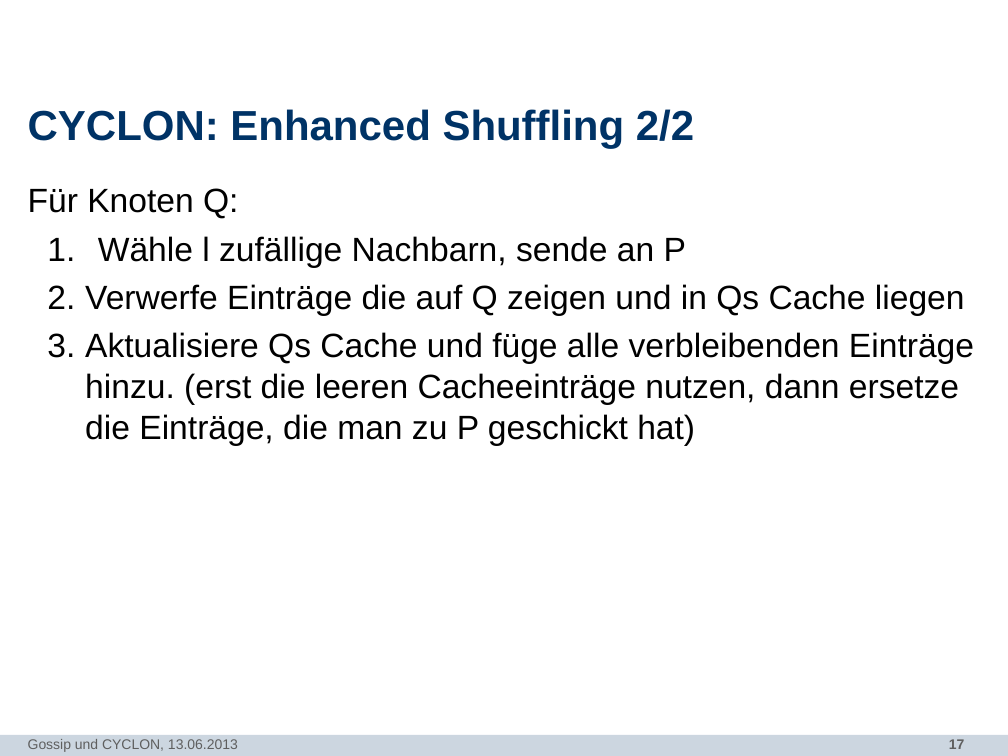
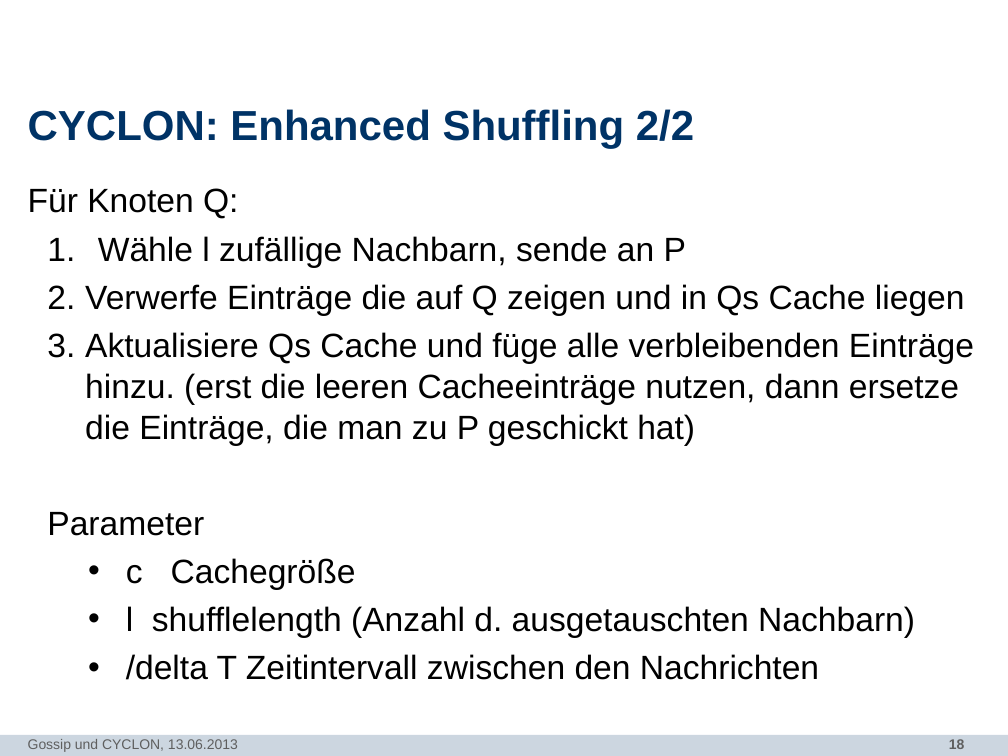
Before and after one commit to N8Fear/DistributedSystems, a slide deck: slide 18 of Vortrag/[MASTER] Präsentation.pptx (slide 17 before the commit). Drawn at 1008x756 pixels with LibreOffice and Linux fonts; fonts in the diff are those of the drawing; background and template pictures are left out. Boxes give left, top, right and bottom in pixels: in the first picture for what was removed or moved away, otherwise in the second. Text is boxed around its words. In the diff, an @@ line names an element or a change of style, - is before the commit and + after.

```diff
--- a/Vortrag/[MASTER] Präsentation.pptx
+++ b/Vortrag/[MASTER] Präsentation.pptx
@@ text at bbox=[47, 512, 915, 680]: paragraphs added @@
+  Parameter
+    • c Cachegröße
+    • l shufflelength (Anzahl d. ausgetauschten Nachbarn)
+    • /delta T Zeitintervall zwischen den Nachrichten
@@ page number at bbox=[949, 739, 965, 749]: text changed @@
-17
+18
```
Also in this commit, not shown: 6 other slides changed, 1 slide added.
